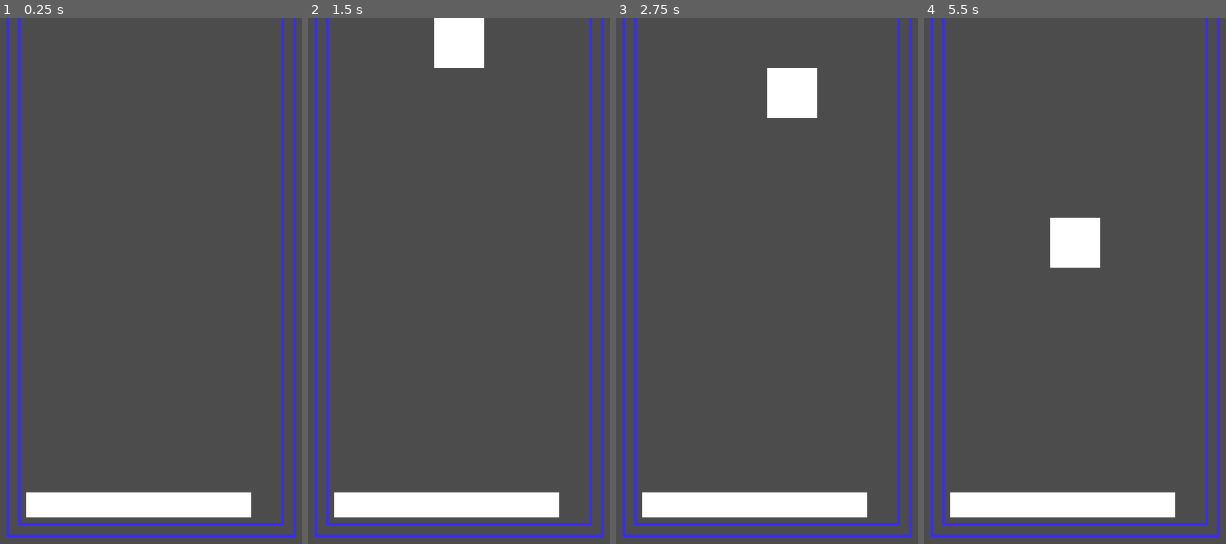
Above: before the commit, frames 1-4 (left to right).
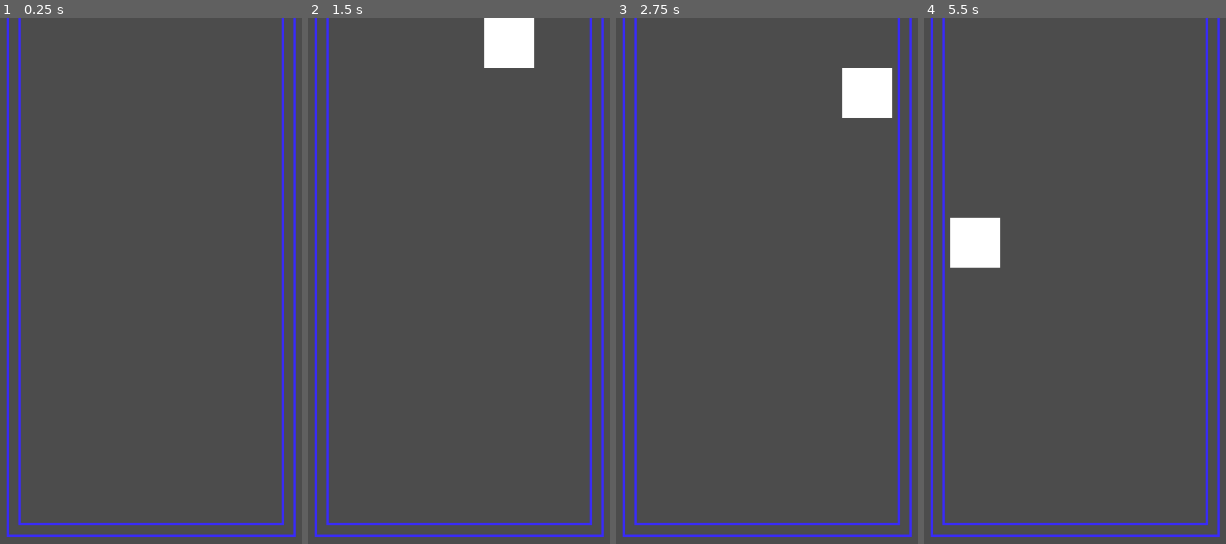
Above: after the commit, the same moments.

Repository: ImUrX/methris
Game: Godot game, scene res://Node2D.tscn
Two runs of this game, one before a commit and one after it. Both use one fixed random seed, a clock stepped at 60 frames per second and the inputs below. The project has no main scene, so this scene is started directly.
Inputs:
- Up to frame 1 (0.25 s): no input
- Up to frame 2 (1.5 s): tap Enter at 0.5 s; hold Right (right) 0.53-1.28 s; tap Space (flip) at 0.6, 1.35 s; hold A (left) from 1.28 s (still down)
- Up to frame 3 (2.75 s): release A (left) at 2.03 s; hold Right (right) from 2.03 s (still down); tap Space (flip) at 2.1 s
- Up to frame 4 (5.5 s): tap Space (flip) every 0.75 s from 2.85 to 5.1 s; release Right (right) at 3.53 s; hold A (left) from 3.53 s (still down)

The runs differ from the first frame. In frame 1, 3.7% of the frame differs, in the area x 8-84%, y 90-96%; in frame 2, 6.9%; in frame 3, 6.9%; in frame 4, 7.0%, in the area x 8-84%, y 37-96%.

Commit message:
added better control management

Diff:
--- /dev/null
+++ b/Controls.gd
@@ -0,0 +1,24 @@
+extends Node
+var controls = {
+	"flip": 0,
+	"left": 0,
+	"right": 0
+}
+# Called when the node enters the scene tree for the first time.
+func _ready():
+	pass # Replace with function body.
+
+func _process(delta):
+	for control in controls.keys():
+		if Input.is_action_just_pressed(control):
+			controls[control] += 0.2 + delta
+		elif Input.is_action_pressed(control):
+			controls[control] += delta
+		elif controls[control] >= 0:
+			controls[control] = 0
+
+func getAction(action):
+	if controls[action] >= 0.2:
+		controls[action] -= 0.2
+		return true
+	return false
--- a/Node2D.tscn
+++ b/Node2D.tscn
@@ -57,5 +57,5 @@
 tile_set = SubResource( 1 )
 cell_size = Vector2( 32, 32 )
 format = 1
-tile_data = PoolIntArray( -524279, -1610612735, 0, -524268,  …(1260 unchanged characters)… 741823, 0, 1245193, -1073741823, 0, 1245194, 0, 0, 1245195, 0, 0, 1245196, 0, 0, 1245197, 0, 0, 1245198, 0, 0, 1245199, 0, 0, 1245200, 0, 0, 1245201, 0, 0, 1245202, 0, 0, 1245204, -1073741823, 0, 1310729, 2, 0, 1310 …(171 unchanged characters)…
+tile_data = PoolIntArray( -524279, -1610612735, 0, -524268,  …(1260 unchanged characters)… 741823, 0, 1245193, -1073741823, 0, 1245204, -1073741823, 0, 1310729, 2, 0, 1310 …(171 unchanged characters)…
 script = ExtResource( 2 )
--- a/TileMap.gd
+++ b/TileMap.gd
@@ -8,15 +8,18 @@
 # Declare member variables here. Examples:
 var time = 0
 var rng = RandomNumberGenerator.new()
+var controls = load("res://Controls.gd").new()
 var instance = randomBlock()
 # var b = "text"
+
 
 # Called every frame. 'delta' is the elapsed time since the previous frame.
 func _process(delta):
 	time += delta
-	if Input.is_action_just_pressed("flip"):
+	controls._process(delta)
+	if controls.getAction("flip"):
 		instance.flip(self)
-	if Input.is_action_just_pressed("left"):
+	if controls.getAction("left"):
 		instance.graph(self, -1)
 		instance.x -= 1
 		if instance.tryGraph(self, 0):
@@ -24,7 +27,7 @@
 			instance.graph(self, 0)
 		else:
 			instance.graph(self, 0)
-	if Input.is_action_just_pressed("right"):
+	if controls.getAction("right"):
 		instance.graph(self, -1)
 		instance.x += 1
 		if instance.tryGraph(self, 0):
